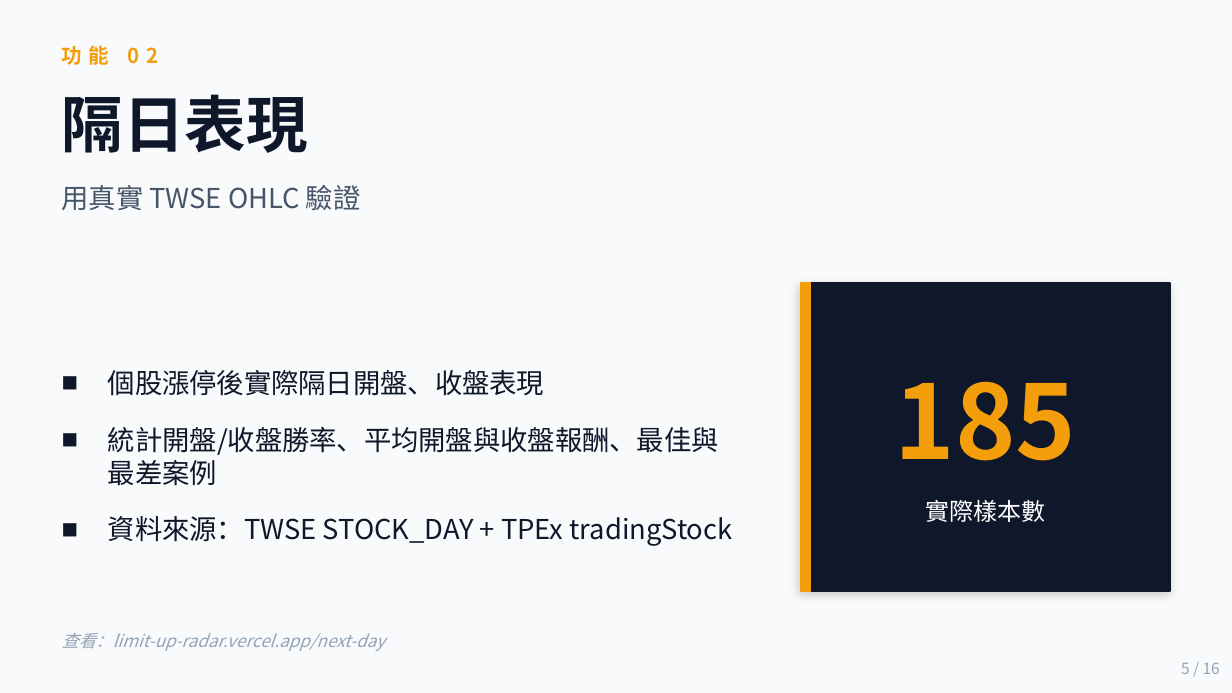
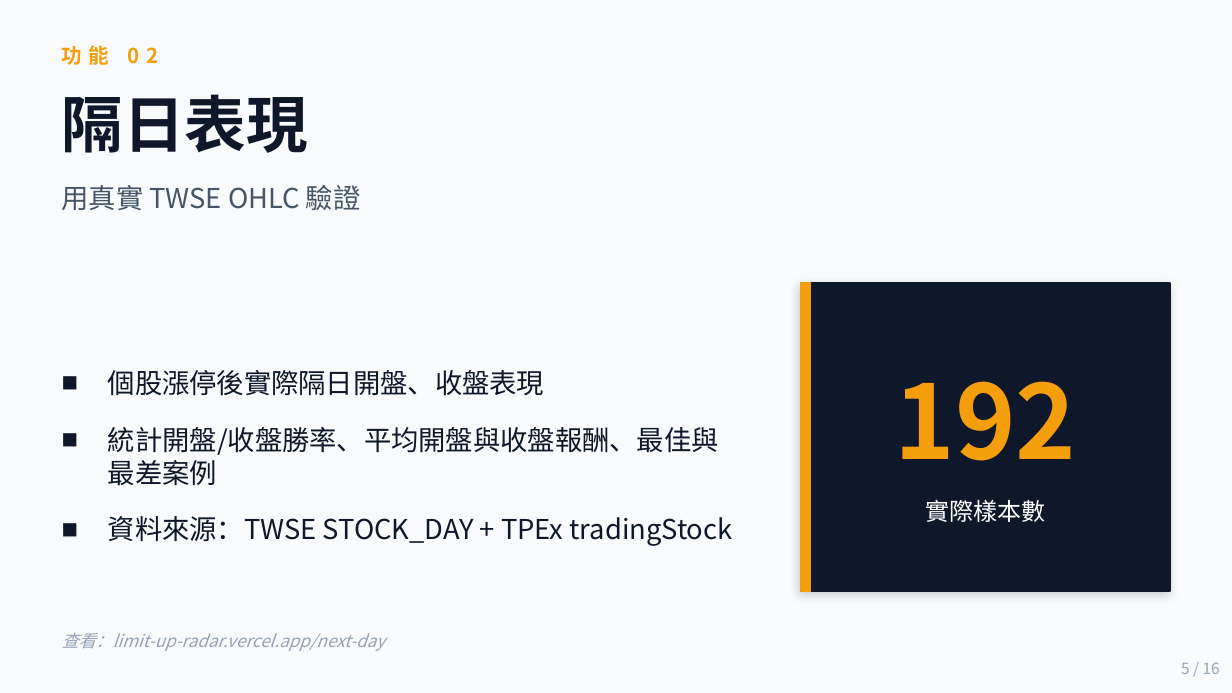
Before and after one commit to Kevin-Power/limit-up-radar, a slide deck: slide 5 of proposal/股文觀指_商業簡報.pptx. Drawn at 1232x693 pixels with LibreOffice and Linux fonts; fonts in the diff are those of the drawing. Boxes give left, top, right and bottom in pixels: in the first picture for what was removed or moved away, otherwise in the second. Text is boxed around its words. In the diff, an @@ line names an element or a change of style, - is before the commit and + after.

```diff
--- a/proposal/股文觀指_商業簡報.pptx
+++ b/proposal/股文觀指_商業簡報.pptx
@@ text at (895, 381, 1077, 461): text changed @@
-185
+192
```
Also in this commit, not shown: 5 other slides changed, 3 other files.
